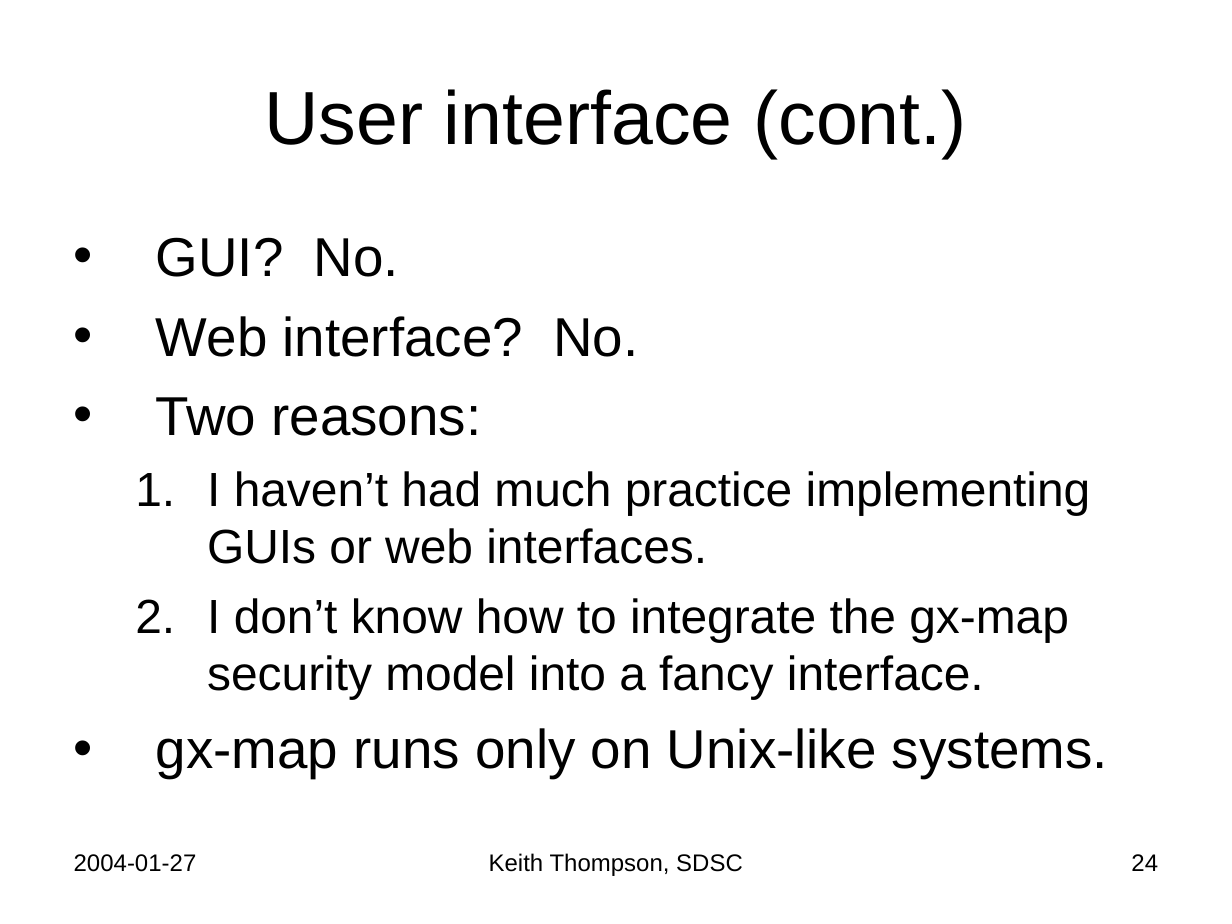
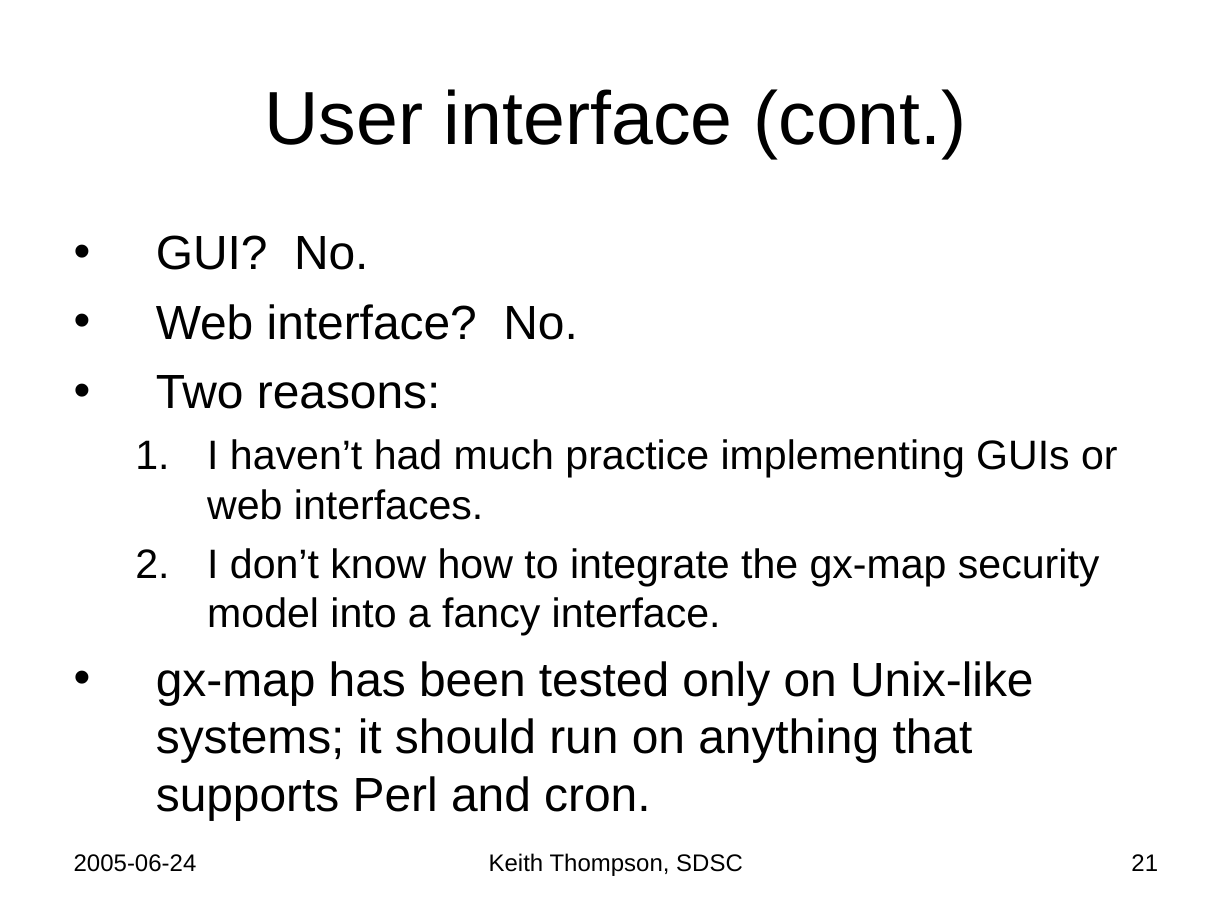
Before and after one commit to Keith-S-Thompson/gx-map, a slide deck: slide 21 of gx-map.ppt (slide 24 before the commit). Drawn at 1232x924 pixels with LibreOffice and Linux fonts; fonts in the diff are those of the drawing. Boxes give left, top, right and bottom in pixels: in the first picture for what was removed or moved away, otherwise in the second. Text is boxed around its words. In the diff, an @@ line names an element or a change of style, - is before the commit and + after.

```diff
--- a/gx-map.ppt
+++ b/gx-map.ppt
@@ text at <box>156,235,1118,636</box>: size 32 to 28 pt in "GUI? No.", "Web interface? No.", "Two reasons:"; size 28 to 24 pt in "I haven’t had much practice implementing GUIs ...", "I don’t know how to integrate the ..."; less space between paragraphs @@
@@ text at <box>156,661,1034,820</box>: text changed; size 32 to 28 pt @@
-• gx-map runs only on Unix-like systems.
+• gx-map has been tested only on Unix-like systems; it should run on anything that supports Perl and cron.
@@ text at <box>74,854,197,872</box>: text changed @@
-2004-01-27
+2005-06-24
@@ page number at <box>1131,854,1158,871</box>: text changed @@
-24
+21
```
Also in this commit, not shown: 24 other slides changed, 4 slides added, 7 slides removed.
